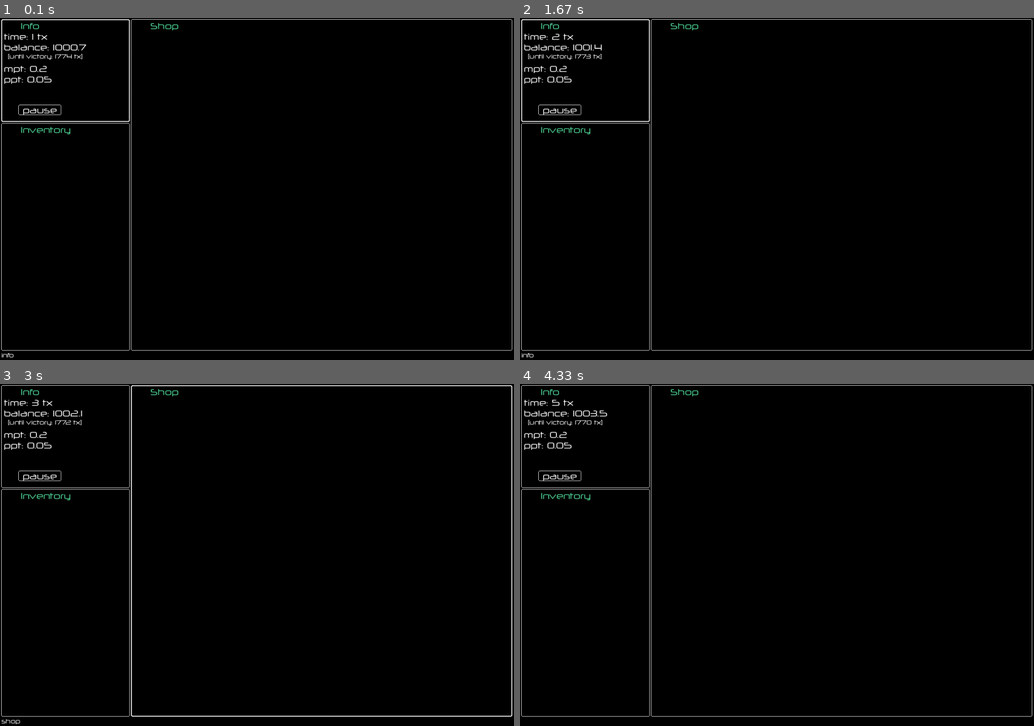
Above: before the commit, frames 1-4 (two rows, left to right).
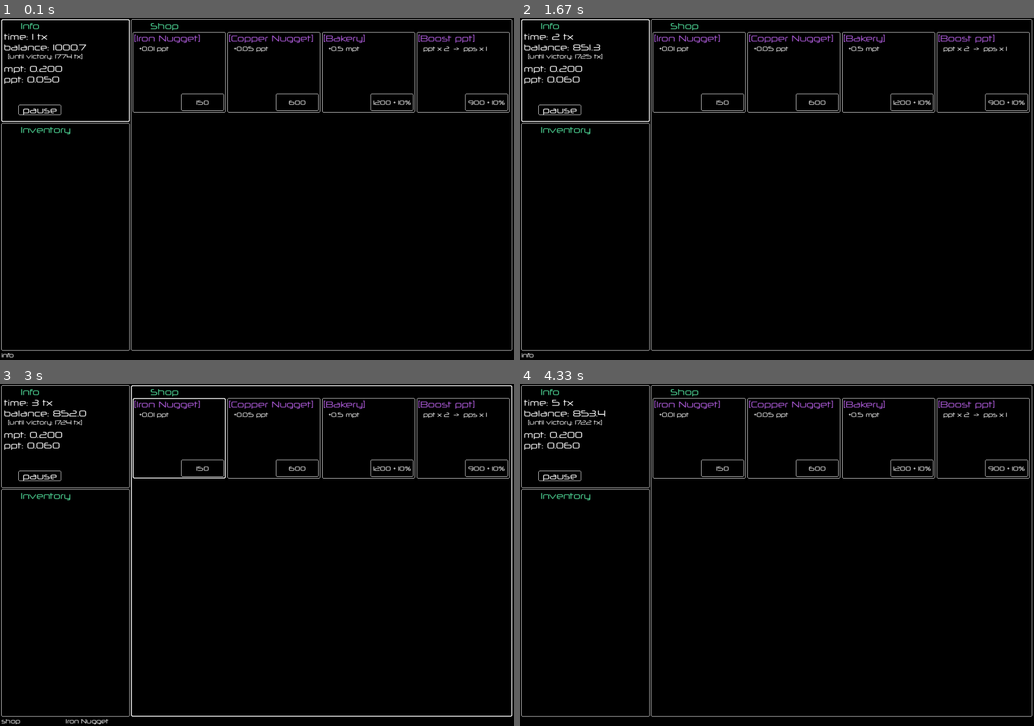
Above: after the commit, the same moments.

Repository: rayannott/economygame
Game: pygame game, started from main.py
The game is run twice, just before and just after one commit, with the same random seed, the same clock (stepped at 60 frames per second) and the same inputs.
Inputs (mouse positions are in pixels of both pictures, inside the frame that each line leads up to):
- Up to frame 1 (0.1 s): no input
- Up to frame 2 (1.67 s): click (720, 100) at 0.38 s, where only the run after the commit has a clickable "150"; click (782, 209) at 0.72 s; click (910, 100) at 1.05 s, where only the run after the commit has a clickable "1200 + 10%"; click (643, 62) at 1.38 s
- Up to frame 3 (3 s): click (267, 438) at 1.72 s; click (231, 643) at 2.05 s; click (174, 442) at 2.88 s
- Up to frame 4 (4.33 s): click (910, 524) at 3.22 s; click (607, 589) at 3.55 s; click (884, 493) at 3.88 s; click (627, 486) at 4.22 s

The runs differ from the first frame. In frame 1, 1.8% of the frame differs, in the area x 9-100%, y 4-28%; in frame 2, 1.9%; in frame 3, 2.1%, in the area x 8-100%, y 4-100%; in frame 4, 1.9%.

Commit message:
shop logic: buy and check cost

Diff:
--- a/base_objects.py
+++ b/base_objects.py
@@ -1,6 +1,7 @@
 from abc import ABC, abstractmethod
 from dataclasses import dataclass
 from enum import Enum
+from copy import copy
 
 from utils import COST_INCREASE_PER_TICK
 
@@ -18,6 +19,10 @@
     money: float
     balance_portion: float = 0.0
 
+    def __str__(self) -> str:
+        portion_string = f' + {int(100*self.balance_portion)}%' if self.balance_portion else ''
+        return f'{int(self.money)}{portion_string}'
+
 
 class ShopItem(ABC):
     def __init__(self, name: str, cost: Cost, type_: ShopItemType) -> None:
@@ -25,7 +30,8 @@
         self.name = name
         self.cost = cost
         self.in_shop = True # cost increaing
-        self.info = []
+        self.type_ = type_
+        self.info: list[str] = []
 
     def tick(self):
         pass
@@ -65,15 +71,24 @@
     def __init__(self, what: ShopItem) -> None:
         super().__init__()
         self.what = what
+        self.item_cost = copy(what.cost)
 
     def tick(self):
-        self.what.cost.money += COST_INCREASE_PER_TICK
+        self.item_cost.money += COST_INCREASE_PER_TICK
+
+    def __str__(self) -> str:
+        return f'ShopCell({self.what} for {self.item_cost})'
 
 
-@dataclass
 class Shop:
-    items: list[ShopCell]
+    def __init__(self, items_to_add: list[ShopCell]) -> None:
+        self.items: dict[str, ShopCell] = {}
+        for item_to_add in items_to_add:
+            self.items[item_to_add.what.name] = item_to_add
 
     def tick(self):
-        for item in self.items:
+        for item in self.items.values():
             item.tick()
+
+    def __getitem__(self, key):
+        return self.items[key]
--- a/game.py
+++ b/game.py
@@ -2,11 +2,14 @@
 
 import time
 import pygame
+from base_objects import ShopCell
 
 from player import Player
 from gui.gui_rect import Button, Label, ProgressBar, Panel
 from gui.pygame_utils import BLACK, FONT_NORM, FRAMERATE, WHITE, WINDOW_SIZE, FONT_HUGE, FONT_SMALL, CP0
-from shop_items import *
+from gui.gui_shop import create_panels_from_shop
+import shop_items as si
+from shop_items import create_shop
 from utils import TICK
 
 
@@ -14,12 +17,16 @@
     def __init__(self) -> None:
         pygame.init()
 
+        # setup back
+
         self.player = Player()
         self.current_time = time.time()
         self.time_of_last_tick = 0
         self.times_ticked = 0
         self.victory = False
         self.paused = False
+        self.shop = create_shop()
+
 
         # setup pygame
         pygame.display.set_caption('Game')
@@ -42,8 +49,8 @@
                 Label(f'time: {self.times_ticked} tx', self.surface, FONT_NORM, WHITE, topleft=(6, 28)),
                 Label(f'balance: {self.player.balance:.1f}', self.surface, FONT_NORM, WHITE, topleft=(6, 53)),
                 Label(f'[until victory: {self.player.time_until_victory():.0f} tx]', self.surface, FONT_SMALL, WHITE, topleft=(15, 78)),
-                Label(f'mpt: {self.player.mpt}', self.surface, FONT_NORM, WHITE, topleft=(6, 103)),
-                Label(f'ppt: {self.player.ppt}', self.surface, FONT_NORM, WHITE, topleft=(6, 128)),
+                Label(f'mpt: {self.player.mpt:.3f}', self.surface, FONT_NORM, WHITE, topleft=(6, 103)),
+                Label(f'ppt: {self.player.ppt:.3f}', self.surface, FONT_NORM, WHITE, topleft=(6, 128)),
             ]
         )
         self.info_panel.populate_one(
@@ -60,10 +67,12 @@
 
         self.shop_panel = Panel((306, 3), (WINDOW_SIZE[0] - 310, WINDOW_SIZE[1] - 25), self.surface, 'shop')
 
-        self.shop_item_panels = []
-
         self.shop_panel.add_labels(
             [Label('Shop', self.surface, FONT_NORM, CP0[1], topleft=(45, 3))]
+        )
+
+        self.shop_panel.populate_many(
+            create_panels_from_shop(self.shop, self.surface, self.shop_panel) # type: ignore
         )
 
     def update(self):
@@ -77,6 +86,22 @@
         self.info_panel.labels[1].set_text(f'time: {self.times_ticked} tx')
         self.info_panel.labels[2].set_text(f'balance: {self.player.balance:.1f}')
         self.info_panel.labels[3].set_text(f'[until victory: {self.player.time_until_victory():.0f} tx]')
+        self.info_panel.labels[4].set_text(f'mpt: {self.player.mpt:.3f}')
+        self.info_panel.labels[5].set_text(f'ppt: {self.player.ppt:.3f}')
+
+        for key, shop_panel_item in self.shop_panel.gui_objects.items():
+            shop_panel_item.gui_objects['buy'].text_label.set_text(str(self.shop[key].item_cost)) # type: ignore
+
+        self.player.update()
+
+    def buy_shop_cell(self, shop_cell: ShopCell) -> bool:
+        '''Buys an item; returns True if success, else False'''
+        is_possible_to_buy, resulting_balance = self.player.enough_money(shop_cell.item_cost)
+        if is_possible_to_buy:
+            self.player.inventory.append(shop_cell.what)
+            self.player.set_balance(resulting_balance)
+            return True
+        return False
 
     def run(self):
         '''
@@ -101,6 +126,18 @@
                     if self.info_panel.clicked():
                         if self.info_panel.gui_objects['pause_btn'].clicked():
                             self.paused = not self.paused
+                    if self.shop_panel.clicked():
+                        print('shop panel')
+                        what_clicked = self.shop_panel.object_clicked()
+                        if what_clicked:
+                            print(f'    clicked {what_clicked}')
+                            what_clicked_2 = self.shop_panel.gui_objects[what_clicked].object_clicked() # type: ignore
+                            if what_clicked_2 == 'buy':
+                                feedback = self.buy_shop_cell(self.shop[what_clicked])
+                                if feedback:
+                                    print(f'        bought {what_clicked}: {self.shop[what_clicked]}')
+                                else:
+                                    print('        not enough money')
 
 
             pygame.display.update()
@@ -111,3 +148,4 @@
         '''
         self.times_ticked += 1
         self.player.tick()
+        self.shop.tick()
--- a/gui/gui_rect.py
+++ b/gui/gui_rect.py
@@ -53,6 +53,7 @@
         self.visible = True
         self.active = True
         self.hovering = False # boolean flag updated every frame
+        self.clickable = False
         self.depth = 1 if parent else 0
 
         self.rect = pygame.Rect(shift(self.topleft, self.shift_by), self.size)
@@ -81,11 +82,15 @@
     def draw(self) -> None:
         pygame.draw.rect(self.surface, WHITE, self.rect, width=2 if self.hovering else 1, border_radius=3)
 
+    def set_text(self, set_to: str) -> None:
+        self.text_label.set_text(set_to)
+
 
 class Button(GUIRect):
     def __init__(self, topleft: tuple[float, float], size: tuple[float, float], surface: pygame.Surface,
                  text: str = '', hoverhint: str = '', text_font = FONT_NORM, parent = None) -> None:
         super().__init__(topleft, size, surface, text, hoverhint, text_font, parent)
+        self.clickable = True
 
     def update(self, current_mouse_pos: tuple[int, int]):
         return super().update(current_mouse_pos)
@@ -165,3 +170,10 @@
         for to in self.labels:
             to.update()
         return super().update(current_mouse_pos)
+
+    def object_clicked(self) -> str:
+        '''Returns a key of the clicked object'''
+        for obj_key, gui_obj in self.gui_objects.items():
+            if gui_obj.clicked():
+                return obj_key
+        return ''
--- a/gui/gui_shop.py
+++ b/gui/gui_shop.py
@@ -2,34 +2,36 @@
 
 import pygame
 
-from base_objects import ProfitGen, ShopCell, ShopItem
-from gui.pygame_utils import CP1, FONT_SMALL, WHITE
+from base_objects import ProfitGen, ShopCell, ShopItem, Shop
+from gui.pygame_utils import CP1, FONT_SMALL, FONT_NORM, WHITE, SHOP_ITEM_PANEL_SIZE, BUY_BTN_SIZE
 from gui.gui_rect import Panel, Label, Button
 
-# class ShopItemPanel(Panel):
-#     def __init__(self, topleft: tuple[float, float],
-#                 size: tuple[float, float], surface: pygame.Surface,
-#                 shop_panel: Panel,
-#                 shop_item: ShopItem,
-#                 requires_clarification: bool = False,
-#                 hoverhint: str = '',
-#                 ) -> None:
-#         super().__init__(topleft, size, surface, hoverhint, shop_panel)
-#         self.requires_clarification = requires_clarification
-#         self.shop_item = shop_item
 
-# def create_shop_item_panel(shop_item: ShopItem, info: str, hoverhint: str,
-#                       req_clarification: bool,
-#                       topleft: tuple[int, int], surface, shop_panel):
-#     pnl = ShopItemPanel(topleft, (300, 280), surface, shop_panel, shop_item, req_clarification, hoverhint)
-#     pnl.add_labels([
-#         Label(shop_item.name, surface, FONT_SMALL, CP1[0], topleft=(4, 4)),
-#         Label(info, surface, FONT_SMALL, WHITE, topleft=(4, 24)),
-#         Label(f'cost: {shop_item.cost}', surface, FONT_SMALL, WHITE, topleft=(4, 200))
-#         ]
-#     )
-#     pnl.populate_one(
-#         'buy',
-#         Button((40, 230), (120, 40), surface, 'BUY', f'buy {shop_item.name}', FONT_SMALL, pnl)
-#     )
-#     return pnl
+TOPLEFTS = []
+for i in range(4):
+    for j in range(4):
+        TOPLEFTS.append(
+            (4*(j+1) + SHOP_ITEM_PANEL_SIZE[0]*j, 30 + 4*i + SHOP_ITEM_PANEL_SIZE[1]*i)
+        )
+
+
+def create_panels_from_shop(shop: Shop, surface: pygame.Surface, shop_panel: Panel) -> dict[str, Panel]:
+    to_ret = {}
+    for i, sh_item in enumerate(shop.items.values()):
+        pnl = Panel(topleft=TOPLEFTS[i], size=SHOP_ITEM_PANEL_SIZE, surface=surface, hoverhint=sh_item.what.name, parent=shop_panel)
+        pnl.add_labels(
+            [Label(f'[{sh_item.what.name}]', surface, FONT_NORM, CP1[0], topleft=(2, 2))]
+        )
+        for i, info in enumerate(sh_item.what.info, 1):
+            pnl.add_labels(
+                [Label(info, surface, FONT_SMALL, WHITE, topleft=(15, 30*i))]
+            )
+        pnl.populate_one(
+            'buy',
+            Button(
+                (SHOP_ITEM_PANEL_SIZE[0] - BUY_BTN_SIZE[0] - 4, SHOP_ITEM_PANEL_SIZE[1] - BUY_BTN_SIZE[1] - 4),
+                BUY_BTN_SIZE, surface, str(sh_item.item_cost), f'buy {sh_item.what.name}', text_font=FONT_SMALL, parent=pnl
+            )
+        )
+        to_ret[sh_item.what.name] = pnl
+    return to_ret
--- a/gui/pygame_utils.py
+++ b/gui/pygame_utils.py
@@ -15,5 +15,10 @@
 WINDOW_SIZE = (1200, 800)
 FRAMERATE = 60
 
+
+SHOP_ITEM_PANEL_SIZE = (217, 188)
+BUY_BTN_SIZE = (100, 40)
+
+
 def shift(tup1: tuple, tup2: tuple) -> tuple:
     return tup1[0] + tup2[0], tup1[1] + tup2[1]
--- a/player.py
+++ b/player.py
@@ -1,4 +1,5 @@
 import math
+from base_objects import Cost, ShopItem, ShopItemType
 
 from utils import INITIAL_BALANCE, INITIAL_MPT, INITIAL_PPT, GOAL_BALANCE
 
@@ -8,6 +9,7 @@
         self.balance = INITIAL_BALANCE
         self.mpt = INITIAL_MPT
         self.ppt = INITIAL_PPT
+        self.inventory: list[ShopItem] = []
 
     def tick(self):
         self.balance *= 1+self.ppt*0.01
@@ -15,3 +17,26 @@
 
     def time_until_victory(self) -> float:
         return math.log((GOAL_BALANCE + 100*self.mpt/(self.ppt))/(self.balance + 100*self.mpt/(self.ppt)), 1+self.ppt*0.01)
+
+    def enough_money(self, cost: Cost) -> tuple[bool, float]:
+        '''
+        Checks if there's enough balance to buy something.
+        Returns a tuple (is_possible_to_buy flag, resulting balance if true)
+        '''
+        resulting_balance = self.balance * (1 - cost.balance_portion) - cost.money
+        if resulting_balance >= 0:
+            return True, resulting_balance
+        return False, 0.
+
+    def set_balance(self, set_to: float):
+        self.balance = set_to
+
+    def update(self):
+        extra_mpt = 0
+        extra_ppt = 0
+        for inv_item in self.inventory:
+            if inv_item.type_ == ShopItemType.AMULET or inv_item.type_ == ShopItemType.BUSINESS:
+                extra_mpt += inv_item.mpt # type: ignore
+                extra_ppt += inv_item.ppt # type: ignore
+        self.mpt = INITIAL_MPT + extra_mpt
+        self.ppt = INITIAL_PPT + extra_ppt
--- a/shop_items.py
+++ b/shop_items.py
@@ -1,4 +1,4 @@
-from base_objects import Cost, ShopItem, ProfitGen, ShopItemType, Effect
+from base_objects import Cost, Shop, ShopCell, ShopItem, ProfitGen, ShopItemType, Effect
 
 
 class IronNugget(ProfitGen):
@@ -16,10 +16,20 @@
 class Bakery(ProfitGen):
     def __init__(self) -> None:
         super().__init__(name='Bakery', cost=Cost(1200., 0.1), type_=ShopItemType.BUSINESS, mpt=0.5, ppt=0)
-        self.info = [f'+{self.ppt} ppt']
+        self.info = [f'+{self.mpt} mpt']
 
 
 class BoostPpt(Effect):
     def __init__(self) -> None:
         super().__init__(name='Boost ppt', cost=Cost(900., 0.1), type_=ShopItemType.EFFECT, duration=30)
-        self.info = ['ppt x 2', '  ->  ', 'pps x 1']
+        self.info = ['ppt x 2  ->  pps x 1']
+
+def create_shop() -> Shop:
+    return Shop(
+        [
+            ShopCell(IronNugget()),
+            ShopCell(CopperNugget()),
+            ShopCell(Bakery()),
+            ShopCell(BoostPpt())
+        ]
+    )
